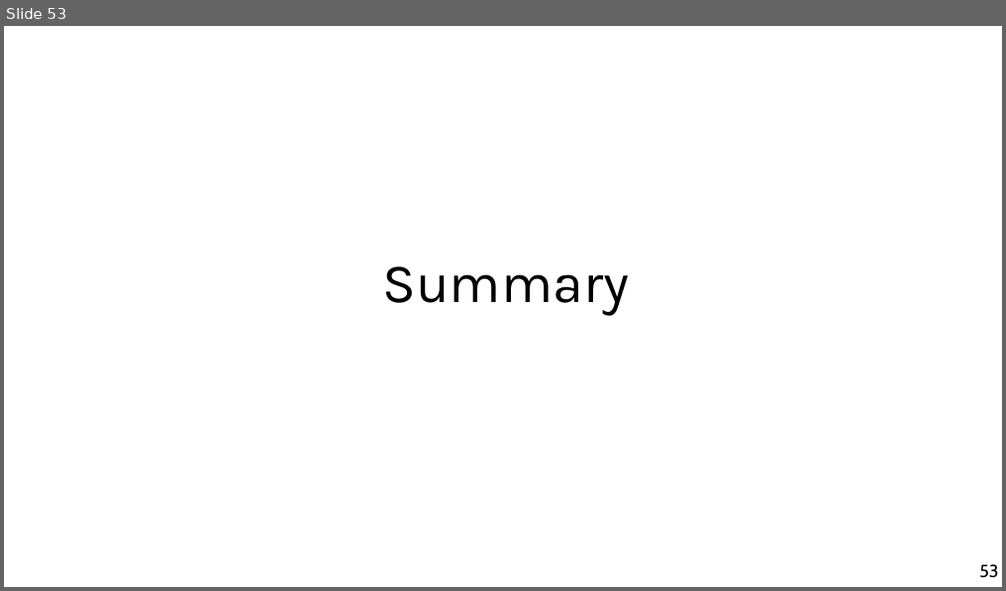
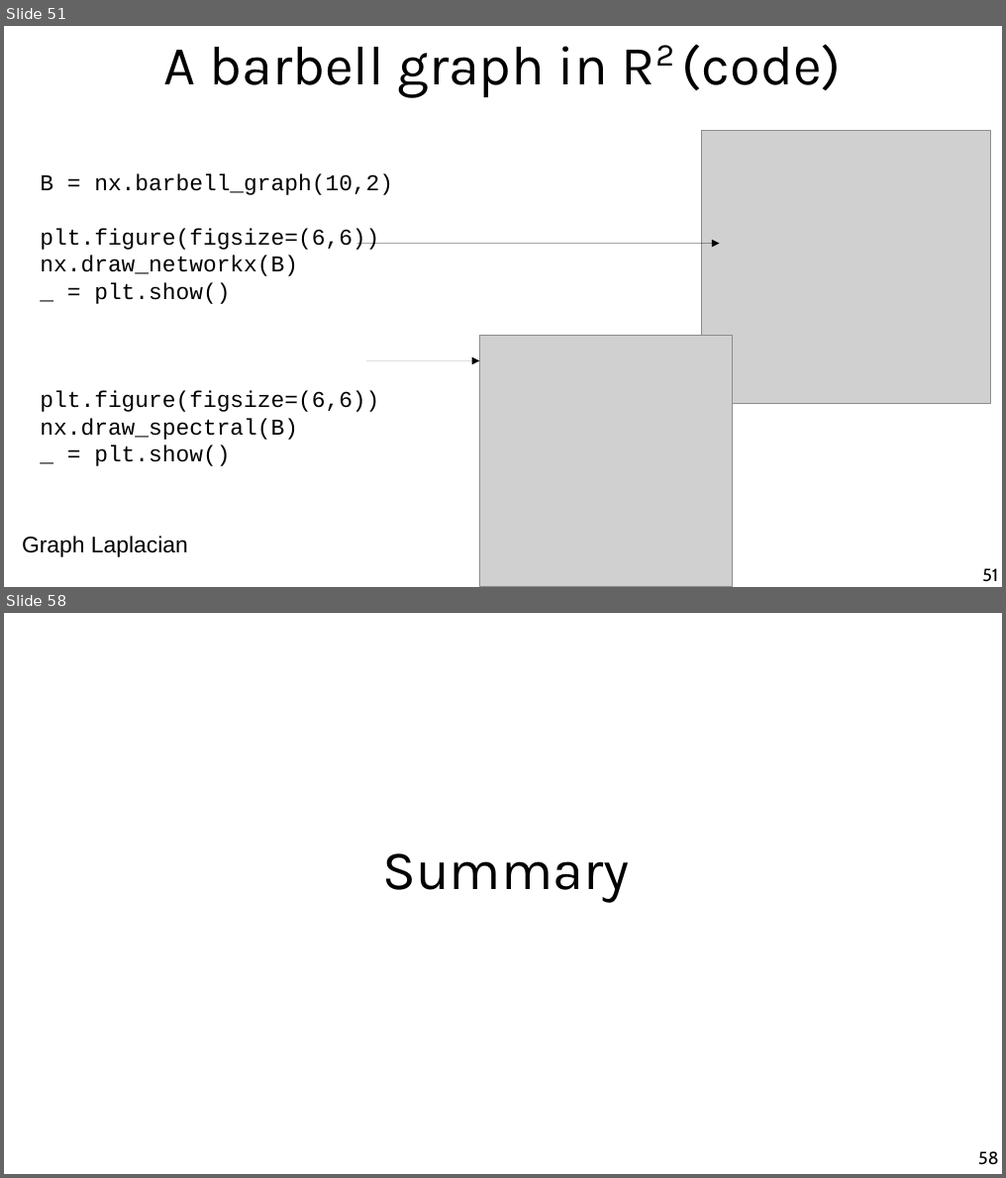
Before and after one commit to chatox/networks-science-course, a slide deck: theory/odp/tt22-spectral_graph_embedding.odp. Shown one above the other, each under a label of ours: slide 53 before the commit, slides 51 and 58 after it; the slides between them are not shown. The pictures are 1006x591 and 1006x1178 pixels, drawn with LibreOffice and Linux fonts; fonts in the diff are those of the drawing; grey boxes stand for pictures. Boxes give left, top, right and bottom in pixels: in the first picture for what was removed or moved away, otherwise in the second. Text is boxed around its words. In the diff, an @@ line names an element or a change of style, - is before the commit and + after.

```diff
--- a/theory/odp/tt22-spectral_graph_embedding.odp
+++ b/theory/odp/tt22-spectral_graph_embedding.odp
@@ slide 51 added at box(4, 26, 1002, 587), background #FFFFFF @@
@@ title added at box(164, 44, 842, 98), 44 pt, text #000000 @@
+A barbell graph in R2 (code)
@@ picture added at box(701, 131, 991, 403) @@
@@ text added at box(40, 174, 393, 467), 18 pt, text #000000 @@
+B = nx.barbell_graph(10,2)
+plt.figure(figsize=(6,6))
+nx.draw_networkx(B)
+_ = plt.show()
+plt.figure(figsize=(6,6))
+nx.draw_spectral(B)
+_ = plt.show()
@@ arrow added from (357, 244) to (720, 244), #000000 0 pt @@
@@ picture added at box(479, 335, 732, 587) @@
@@ arrow added from (366, 361) to (479, 361), #000000 0 pt @@
@@ text added at box(22, 536, 188, 558), 18 pt, text #000000 @@
+Graph Laplacian
@@ page number added at box(982, 569, 998, 582), 14 pt, text #000000 @@
+51
@@ what was slide 53 is now slide 58 @@
@@ page number at box(978, 1152, 998, 1165): text changed @@
-53
+58
```
Also in this commit, not shown: 28 slides changed, 5 other slides added, 1 slide removed, 2 other files.
